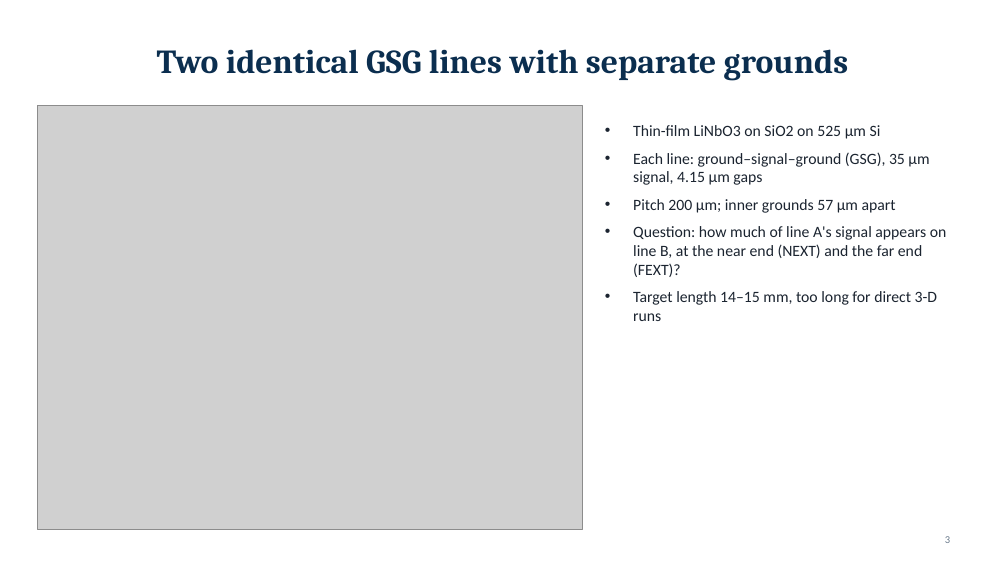
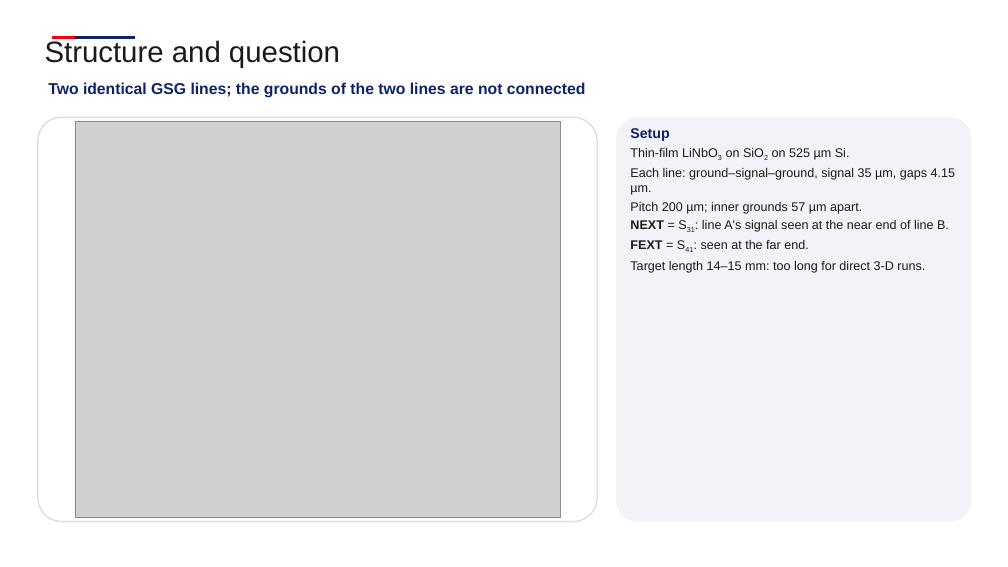
Before and after one commit to andreimuresian/claude, a slide deck: slide 3 of docs/cst/xtalk/crosstalk_cross_section.pptx. Drawn at 1008x567 pixels with LibreOffice and Linux fonts; fonts in the diff are those of the drawing; grey boxes stand for pictures; background and template pictures are left out. Boxes give left, top, right and bottom in pixels: in the first picture for what was removed or moved away, otherwise in the second. Text is boxed around its words. In the diff, an @@ line names an element or a change of style, - is before the commit and + after.

```diff
--- a/docs/cst/xtalk/crosstalk_cross_section.pptx
+++ b/docs/cst/xtalk/crosstalk_cross_section.pptx
@@ text added at [45, 40, 340, 68], 28 pt, text #1A1A1A @@
+Structure and question
@@ line added from (52, 38) to (77, 38), #F20013 2 pt @@
@@ line added from (75, 38) to (135, 38), #0E2268 2 pt @@
@@ title removed at [157, 49, 848, 81] @@
-Two identical GSG lines with separate grounds
@@ text added at [48, 82, 586, 98], 15 pt, text #0E2268, bold @@
+Two identical GSG lines; the grounds of the two lines are not connected
@@ rounded rectangle added at [38, 117, 597, 522], fill #FFFFFF, outline #D9DCE3 1.25 pt @@
@@ rounded rectangle added at [616, 117, 972, 522], fill #F1F3F8 @@
@@ picture: place and size @@
-picture at [38, 106, 582, 529]
+picture at [75, 121, 560, 518]
@@ text at [630, 128, 955, 273]: text changed; size 15 to 12 pt; font Calibri to Arial; text colour #1B2430 to #1A1A1A @@
-• Thin-film LiNbO3 on SiO2 on 525 µm Si
-• Each line: ground–signal–ground (GSG), 35 µm signal, 4.15 µm gaps
-• Pitch 200 µm; inner grounds 57 µm apart
-• Question: how much of line A's signal appears on line B, at the near end (NEXT) and the far end (FEXT)?
-• Target length 14–15 mm, too long for direct 3-D runs
+Setup
+Thin-film LiNbO3 on SiO2 on 525 µm Si.
+Each line: ground–signal–ground, signal 35 µm, gaps 4.15 µm.
+Pitch 200 µm; inner grounds 57 µm apart.
+NEXT = S31: line A's signal seen at the near end of line B.
+FEXT = S41: seen at the far end.
+Target length 14–15 mm: too long for direct 3-D runs.
@@ page number removed at [945, 536, 950, 543] @@
-3
```
Also in this commit, not shown: 14 other slides changed, 1 slide added, 1 slide removed, 4 other files.
